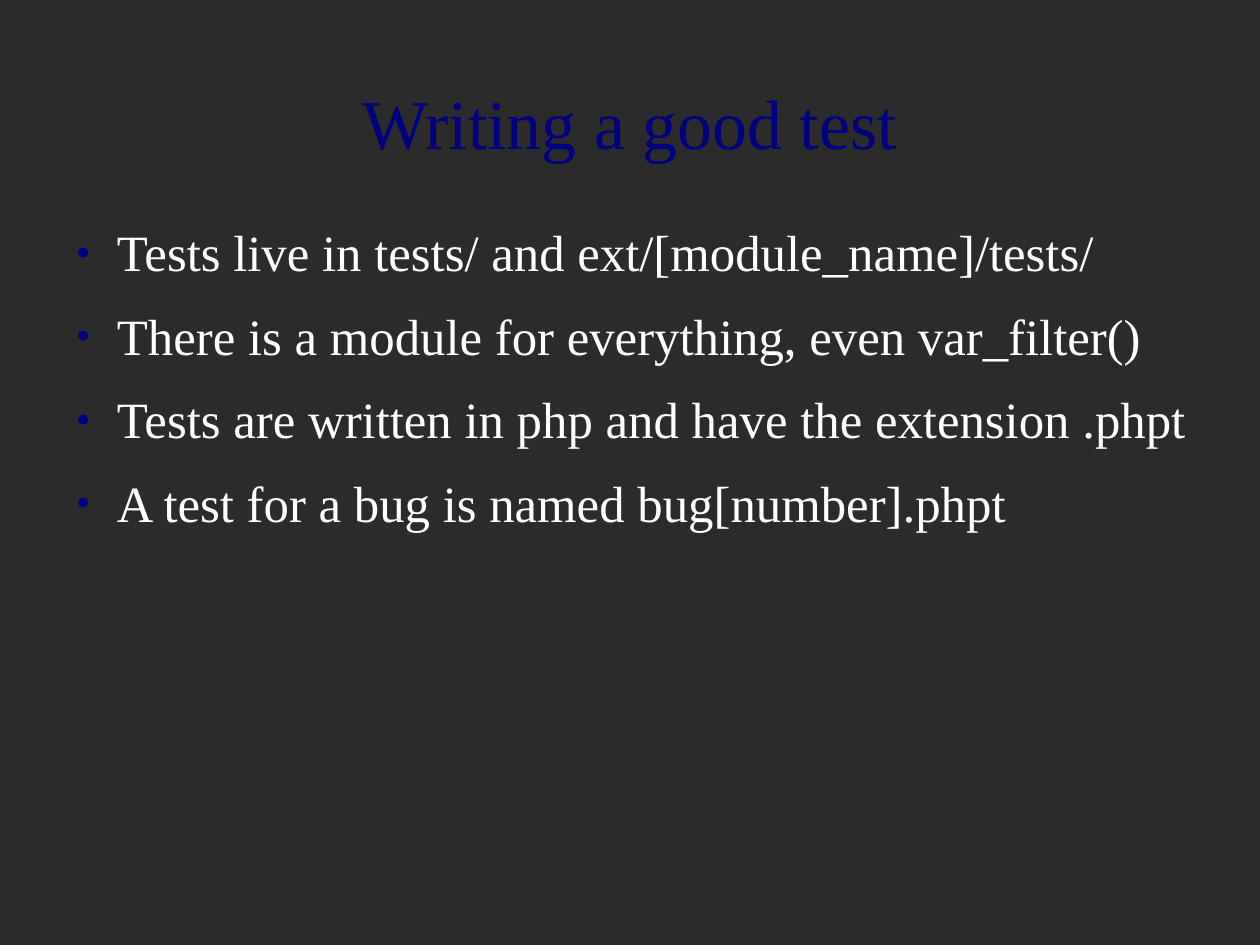
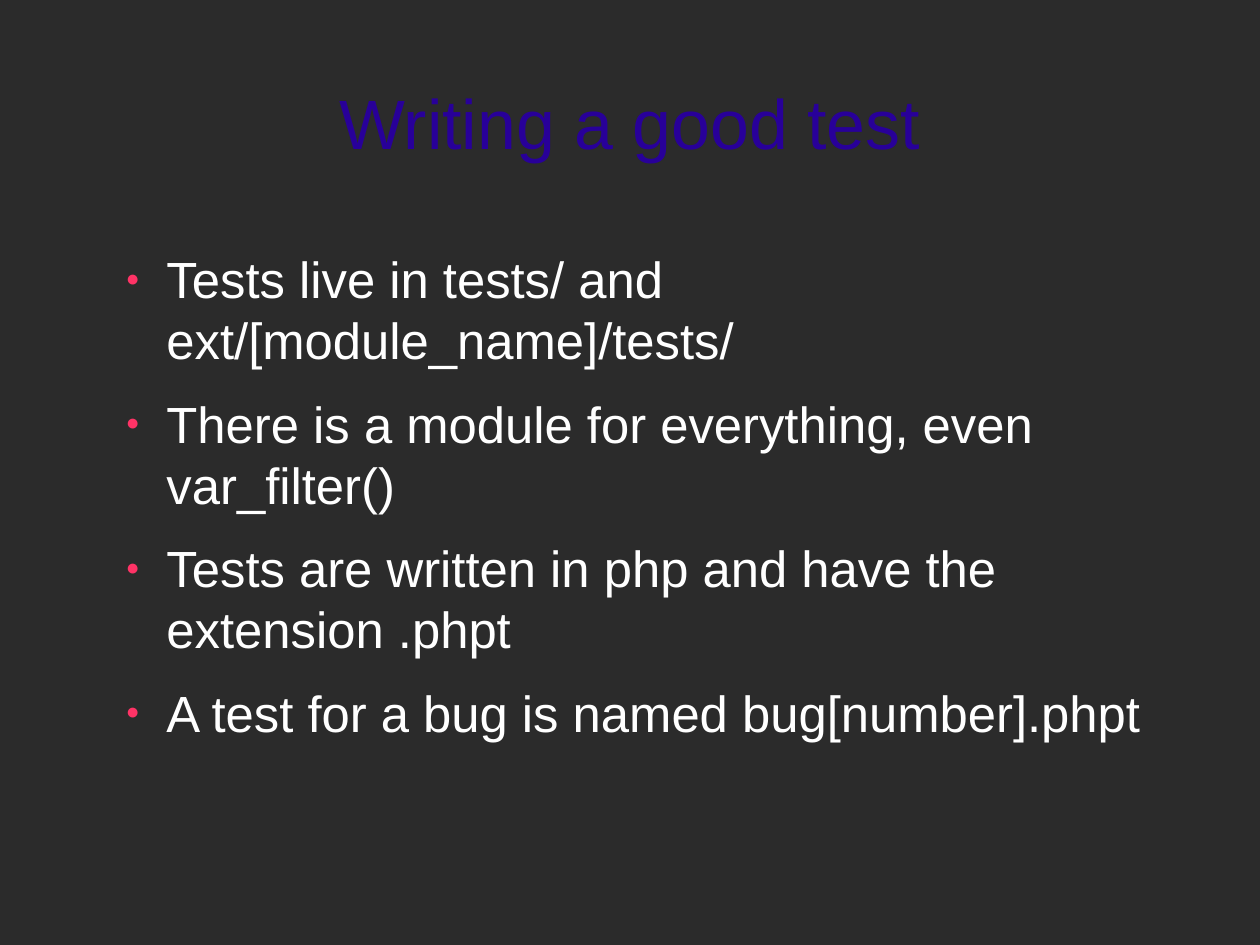
Before and after one commit to zippy1981/TalkMaterials, a slide deck: slide 24 of NYPHP/2010-May/Hacking PHP for Fun and Profit.odp (slide 20 before the commit). Drawn at 1260x945 pixels with LibreOffice and Linux fonts; fonts in the diff are those of the drawing; background and template pictures are left out; a plain dark background stands for a picture behind light text. Boxes give left, top, right and bottom in pixels: in the first picture for what was removed or moved away, otherwise in the second. Text is boxed around its words. In the diff, an @@ line names an element or a change of style, - is before the commit and + after.

```diff
--- a/NYPHP/2010-May/Hacking PHP for Fun and Profit.odp
+++ b/NYPHP/2010-May/Hacking PHP for Fun and Profit.odp
@@ title "Writing a good test" at bbox=[339, 98, 919, 162]: font Times New Roman to Arial, text colour #000080 to #280099 @@
@@ text "Tests live in tests/ and ...": place and size @@
-text "Tests live in tests/ and ..." at bbox=[117, 235, 1185, 532]
+text "Tests live in tests/ and ..." at bbox=[166, 261, 1140, 742]
@@ text "Tests live in tests/ and ..." at bbox=[166, 261, 1140, 742]: font Times New Roman to Arial; bullet colour #000080 to #FF3366 @@
```
Also in this commit, not shown: 34 other slides changed, 7 slides added, 3 slides removed.
